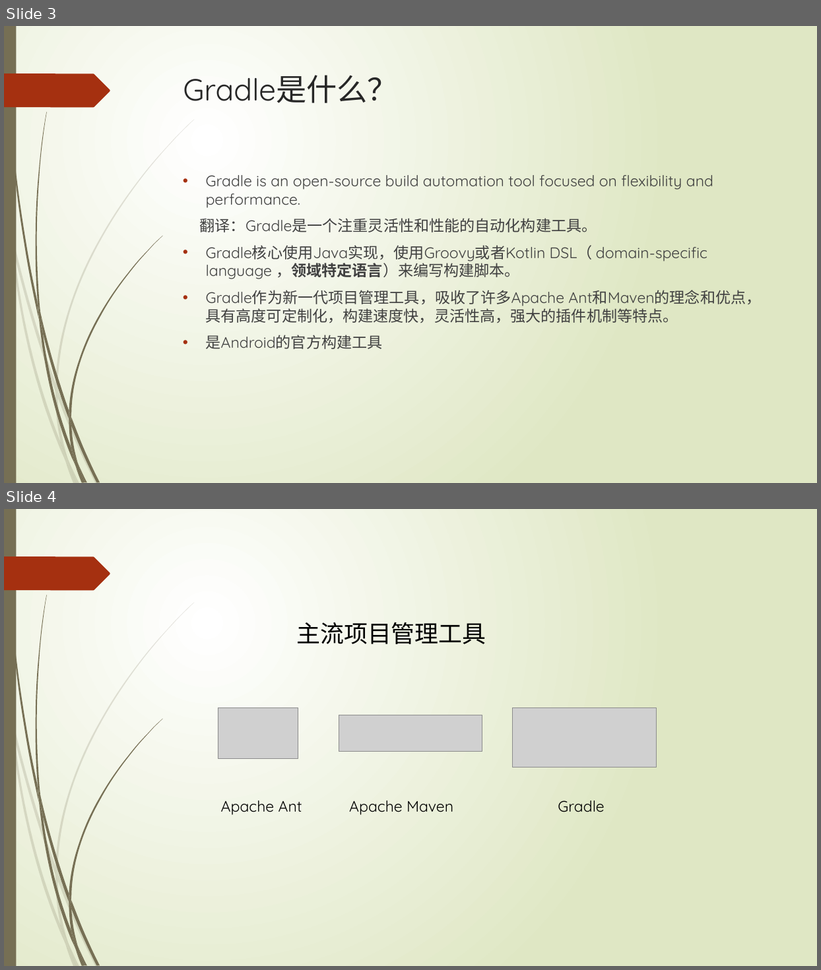
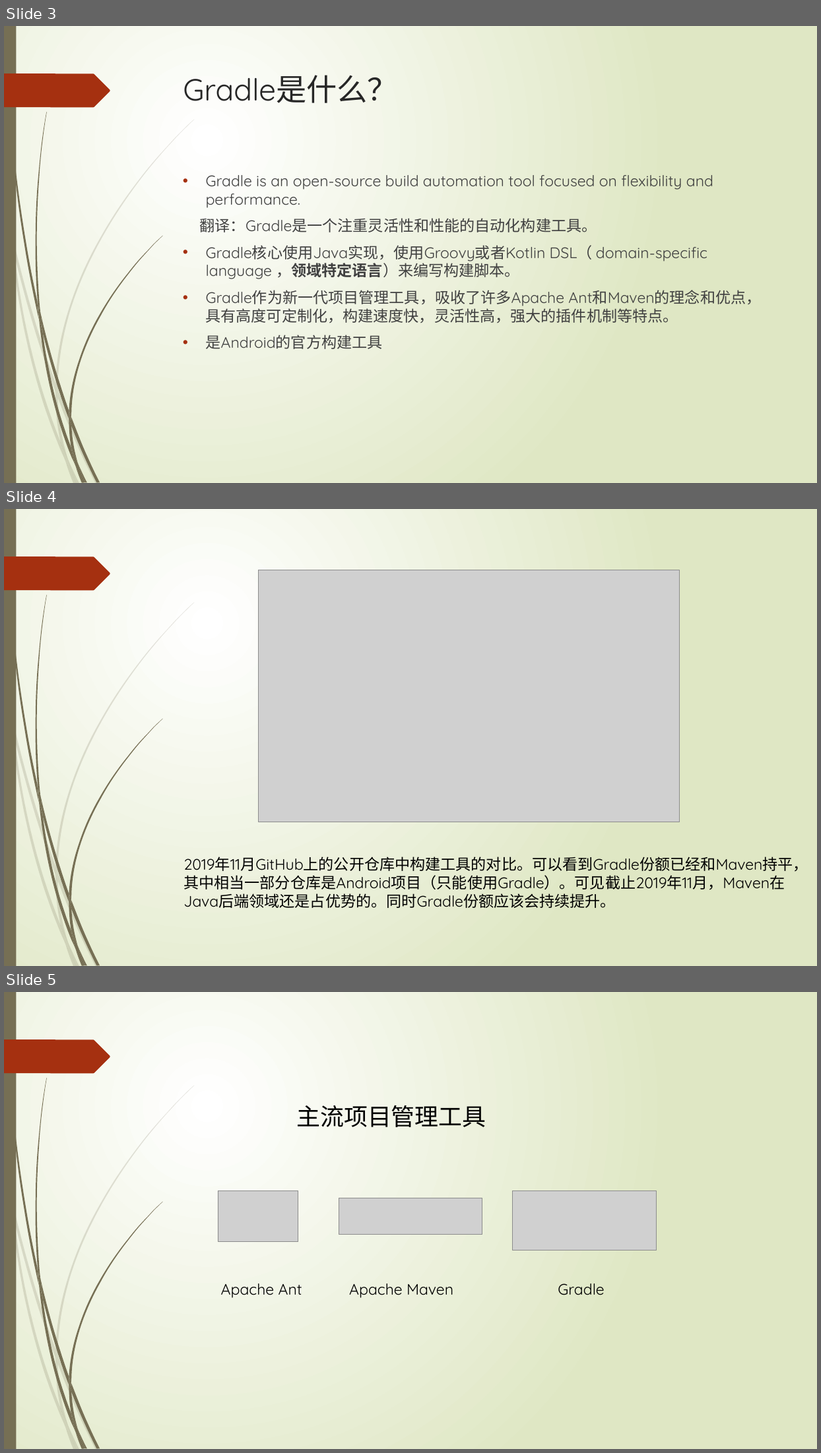
Before and after one commit to xljnc/gradle-springboot-plugin, a slide deck: doc/Gradle浅析.pptx. Shown one above the other, each under a label of ours: slides 3 and 4 before the commit, slides 3, 4 and 5 after it. The pictures are 821x970 and 821x1453 pixels, drawn with LibreOffice and Linux fonts; fonts in the diff are those of the drawing; grey boxes stand for pictures. Boxes give left, top, right and bottom in pixels: in the first picture for what was removed or moved away, otherwise in the second. Text is boxed around its words. In the diff, an @@ line names an element or a change of style, - is before the commit and + after.

```diff
--- a/doc/Gradle浅析.pptx
+++ b/doc/Gradle浅析.pptx
@@ slide 4 added at bbox=[4, 509, 817, 966], background gradient #FFFFFF to #DFE8C4; not listed: 24 template elements that a slide beside it also shows @@
@@ picture added at bbox=[258, 570, 679, 822] @@
@@ text added at bbox=[184, 857, 809, 908], 18 pt, text #000000 @@
+2019年11月GitHub上的公开仓库中构建工具的对比。可以看到Gradle份额已经和Maven持平，其中相当一部分仓库是Android项目（只能使用Gradle）。可见截止2019年11月，Maven在Java后端领域还是占优势的。同时Gradle份额应该会持续提升。
@@ what was slide 4 is now slide 5 @@
```
Also in this commit, not shown: 2 other slides added, 1 slide removed.
